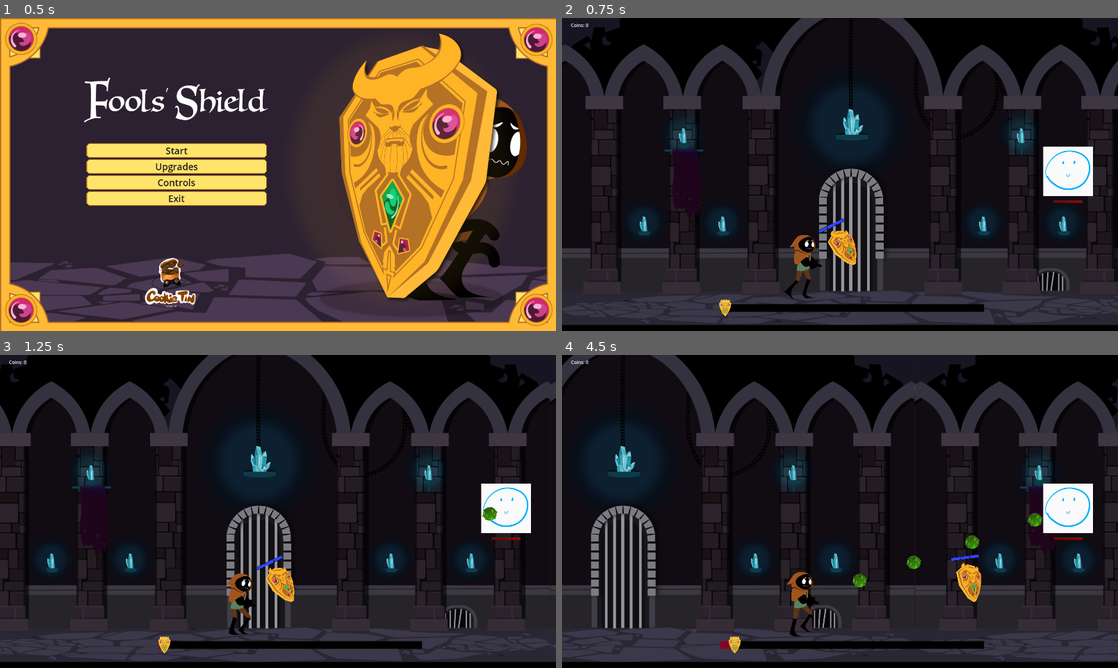
Above: before the commit, frames 1-4 (two rows, left to right).
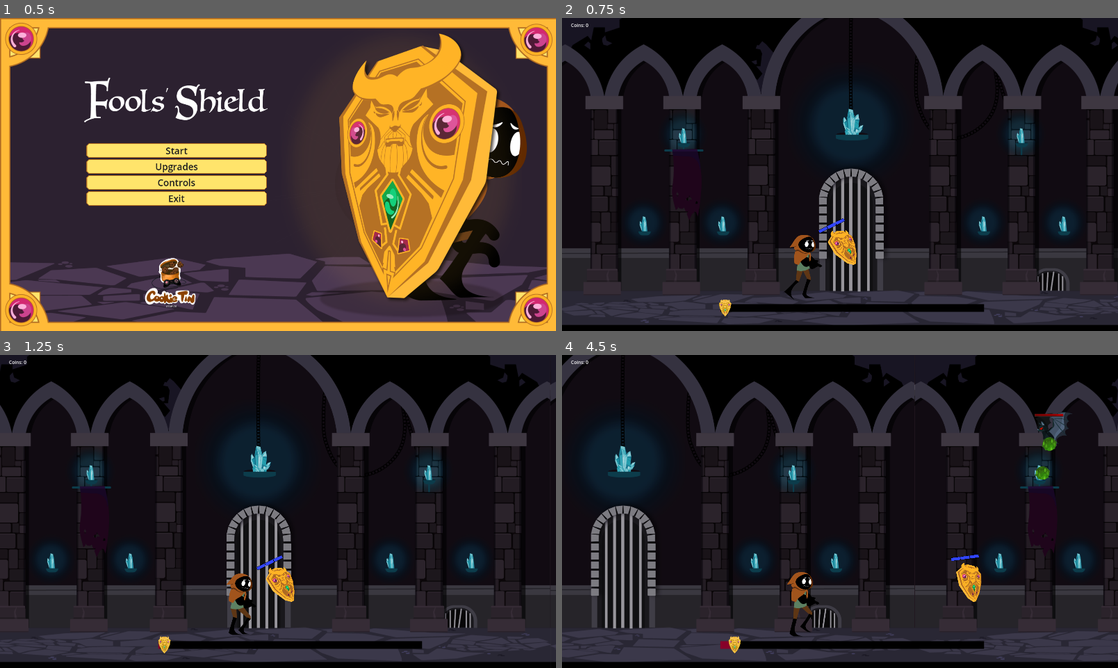
Above: after the commit, the same moments.

Repository: Cookie-Tin-Studios/Heroes-Shield
Game: Godot game, scene res://scenes/menu/main_menu.tscn
The game is run twice, just before and just after one commit, with the same random seed, the same clock (stepped at 60 frames per second) and the same inputs.
Inputs (mouse positions are in pixels of both pictures, inside the frame that each line leads up to):
- Up to frame 1 (0.5 s): no input
- Up to frame 2 (0.75 s): click "Start" at 0.5 s
- Up to frame 3 (1.25 s): no input
- Up to frame 4 (4.5 s): move the mouse to (962, 495) at 1.27 s; hold Right (ui_right) 1.28-2.03 s; click (962, 495) at 1.35 s; move the mouse to (728, 527) at 2.02 s; hold Down (ui_down) 2.03-2.78 s; tap Space (shield_dash) at 2.1, 3.6 s; move the mouse to (895, 442) at 2.77 s; hold Right (ui_right) 2.78-3.53 s; click (895, 442) at 2.85 s; move the mouse to (812, 574) at 3.52 s; hold Up (ui_up) 3.53-4.28 s; move the mouse to (1006, 558) at 4.27 s; hold Left (ui_left) from 4.28 s (still down); click (1006, 558) at 4.35 s

Frame 1 is identical in both runs. In frame 2, 1.5% of the frame differs, in the area x 86-96%, y 41-60%; in frame 3, 1.5%; in frame 4, 2.3%, in the area x 52-96%, y 18-75%.

Commit message:
Stopping here before rebase

Diff:
--- a/scenes/projectile.tscn
+++ b/scenes/projectile.tscn
@@ -9,12 +9,6 @@
 
 [sub_resource type="CircleShape2D" id="CircleShape2D_3b7u6"]
 radius = 50.04
-
-[sub_resource type="PhysicsMaterial" id="PhysicsMaterial_hg1lb"]
-bounce = 1.0
-
-[sub_resource type="PhysicsMaterial" id="PhysicsMaterial_hg1lb"]
-bounce = 1.0
 
 [sub_resource type="SpriteFrames" id="SpriteFrames_1hryt"]
 animations = [{
--- a/scripts/menu/main_menu.gd
+++ b/scripts/menu/main_menu.gd
@@ -6,7 +6,7 @@
 		get_tree().quit()
 
 func _on_start_pressed() -> void:
-	get_tree().change_scene_to_file("res://scenes/main.tscn")
+	get_tree().change_scene_to_file("res://scenes/levels/level1.tscn")
 
 func _on_upgrades_pressed() -> void:
 	get_tree().change_scene_to_file("res://scenes/menu/upgrade_menu.tscn")
--- a/scripts/menu/pause_menu.gd
+++ b/scripts/menu/pause_menu.gd
@@ -25,7 +25,7 @@
 	resume_game()
 
 func _on_settings_pressed() -> void:
-	get_tree().change_scene_to_file.call_deferred("res://scenes/menu/main_menu.tscn")
+	get_tree().change_scene_to_file.call_deferred("res://scenes/levels/level1.tscn")
 	resume_game()
 
 func _on_exit_pressed() -> void:
Not shown: 1 places in scenes/projectile.tscn that only renumber resources
